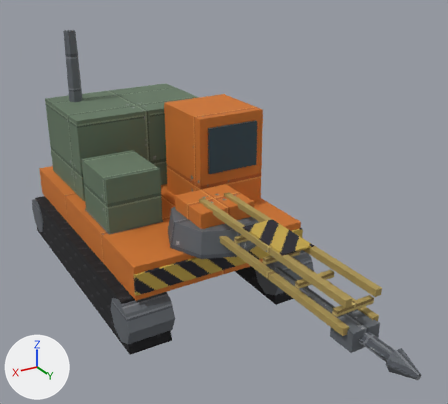
One commit to the glTF model docs/models/procedural/machinery__improved_rig.glb: the scene before it, then after it.
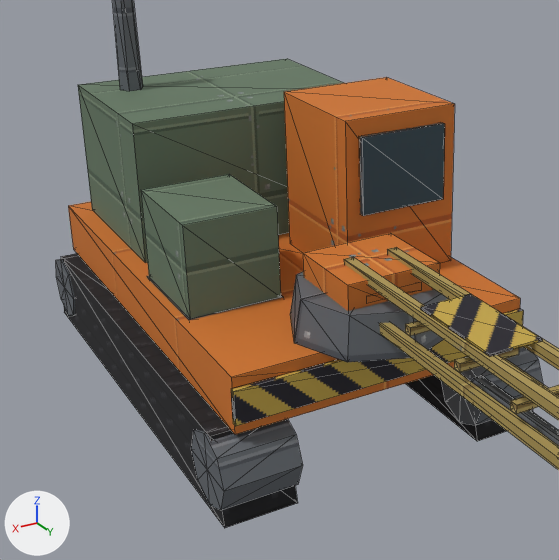
Old and new are each drawn whole from a camera (50 mm lens) standing at (2.38, 4.68, 3.11) and looking at (-0.11, 0.53, 1.03) and again close up on the part from 0% to 72% of the width and 12% to 92% of the height. Every picture has the same lights, and +X, +Y and +Z are marked at lower left. The last two pictures show the newer version. The close-ups show mesh edges as thin lines. Where no turn or scale is listed for an object, it has been applied to the vertices.

The older version as bpy lines, for what is in view:
```python
mat_m_qd_glass = principled_material('M_QD_Glass')
mat_m_qd_glass.base_color = (0.0331, 0.0637, 0.0835)  # dark blue #334752
mat_m_qd_glass.roughness = 0.3
me_mesh_0 = bpy.data.meshes.new('Mesh_0')
me_mesh_0.from_pydata(...)  # 16 vertices, 24 faces; spans x -0.91..0.91, y -1.95..0.75, z 0.0..0.44
me_mesh_0.materials.append(mat_m_qd_tire)
me_mesh_4 = bpy.data.meshes.new('Mesh_4')
me_mesh_4.from_pydata(...)  # a box spanning x -0.81..0.81, y 0.69..0.72, z 0.51..0.69
me_mesh_4.materials.append(mat_m_qd_hazard)
me_mesh_5 = bpy.data.meshes.new('Mesh_5')
me_mesh_5.from_pydata(...)  # a box spanning x -0.25..0.25, y -0.02..0.02, z -0.21..0.21
me_mesh_5.materials.append(mat_m_qd_glass)  # dark blue #334752
ob_meshinstance3d_86 = bpy.data.objects.new('_MeshInstance3D_86', me_mesh_0)
ob_meshinstance3d_86.location = (0.0, 0.0, 0.0)
ob_meshinstance3d_90 = bpy.data.objects.new('_MeshInstance3D_90', me_mesh_4)
ob_meshinstance3d_90.location = (0.0, 0.0, 0.0)
ob_meshinstance3d_91 = bpy.data.objects.new('_MeshInstance3D_91', me_mesh_5)
ob_meshinstance3d_91.location = (-0.45, 0.11, 1.35)
# also in view: '_MeshInstance3D_97' at (0.0, 1.45, 1.0); '_MeshInstance3D_94' at (0.0, 0.55, 0.86); '_MeshInstance3D_87' at (0.0, -0.6, 1.14); '_MeshInstance3D_95' at (0.0, 0.55, 0.95); '_MeshInstance3D_89' at (0.0, -0.6, 1.05)
```
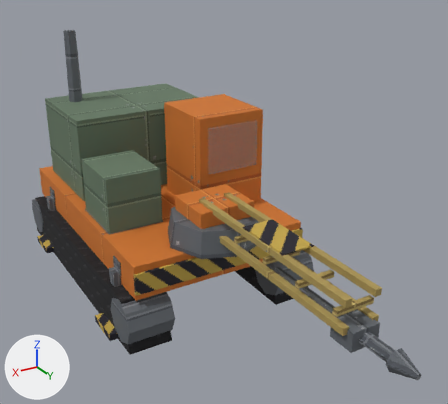
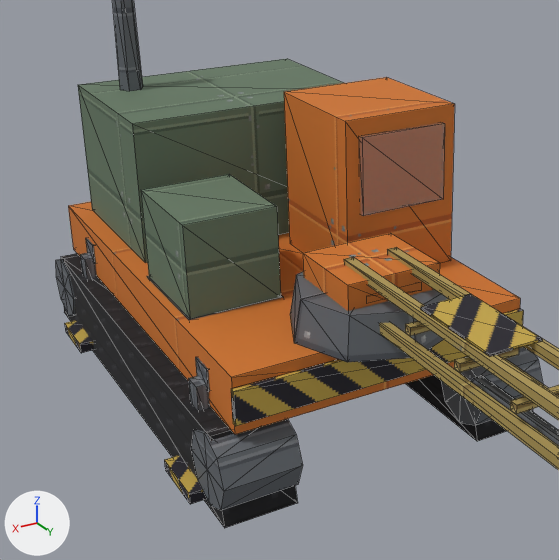
Changed parts and their boxes [x1, y1, x2, y2] in the close-ups (559 x 560 px):
'_MeshInstance3D_91', recoloured, surface changed: [359, 123, 445, 216] in both
'_MeshInstance3D_131', added: after [164, 455, 206, 504]
'_MeshInstance3D_130', added: after [188, 376, 210, 411]
'_MeshInstance3D_136', added: after [64, 320, 94, 353]
'_MeshInstance3D_135', added: after [80, 253, 97, 279]
'_MeshInstance3D_128', added: after [195, 357, 210, 392]
'_MeshInstance3D_133', added: after [86, 238, 96, 264]

The change, as a list of edits to the scene's bpy script:
```text
Change mat_m_qd_glass:
    mat_m_qd_glass.base_color: (0.0331, 0.0637, 0.0835) -> (0.263, 0.477, 0.604)  # dark blue #334752 -> blue #8cb8cc
    mat_m_qd_glass.alpha: 1.0 -> 0.2
Add me_mesh_16:
    me_mesh_16.from_pydata(...)  # a box spanning x -0.17..0.17, y -0.17..0.17, z -0.58..-0.52
    me_mesh_16.materials.append(mat_m_qd_hazard)
Add me_mesh_15:
    me_mesh_15.from_pydata(...)  # a box spanning x -0.05..0.05, y -0.05..0.05, z -0.53..-0.03
    me_mesh_15.materials.append(mat_m_qd_steelplate)
Add me_mesh_14:
    me_mesh_14.from_pydata(...)  # a box spanning x -0.7..0.0, y -0.07..0.07, z -0.06..0.06
    me_mesh_14.materials.append(mat_m_qd_steelplate)
Add ob_meshinstance3d_136:
    ob_meshinstance3d_136 = bpy.data.objects.new('_MeshInstance3D_136', me_mesh_16)
    ob_meshinstance3d_136.location = (0.82, -1.45, 0.6)
Add ob_meshinstance3d_135:
    ob_meshinstance3d_135 = bpy.data.objects.new('_MeshInstance3D_135', me_mesh_15)
    ob_meshinstance3d_135.location = (0.82, -1.45, 0.6)
Add ob_meshinstance3d_133:
    ob_meshinstance3d_133 = bpy.data.objects.new('_MeshInstance3D_133', me_mesh_14)
    ob_meshinstance3d_133.location = (0.82, -1.45, 0.6)
Add ob_meshinstance3d_131:
    ob_meshinstance3d_131 = bpy.data.objects.new('_MeshInstance3D_131', me_mesh_16.copy())
    ob_meshinstance3d_131.location = (0.82, 0.35, 0.6)
Add ob_meshinstance3d_130:
    ob_meshinstance3d_130 = bpy.data.objects.new('_MeshInstance3D_130', me_mesh_15.copy())
    ob_meshinstance3d_130.location = (0.82, 0.35, 0.6)
Add ob_meshinstance3d_128:
    ob_meshinstance3d_128 = bpy.data.objects.new('_MeshInstance3D_128', me_mesh_14.copy())
    ob_meshinstance3d_128.location = (0.82, 0.35, 0.6)
```
